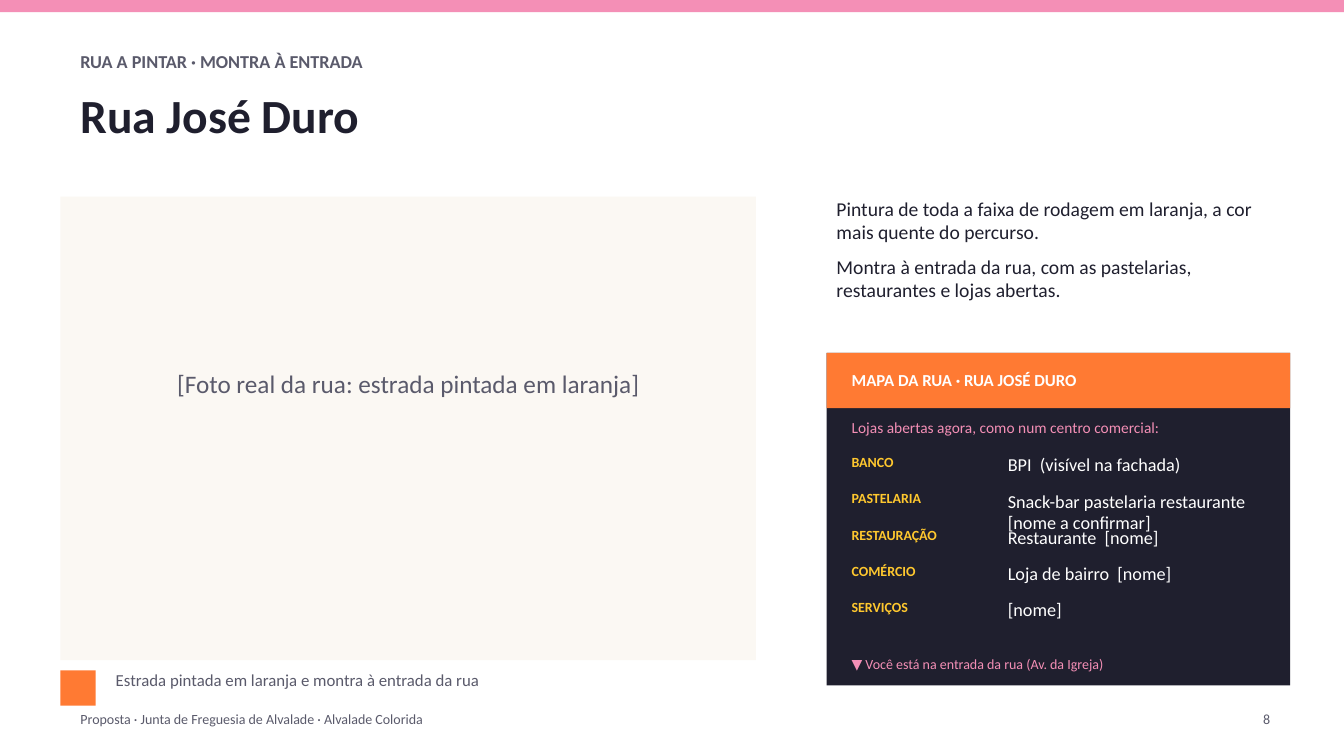
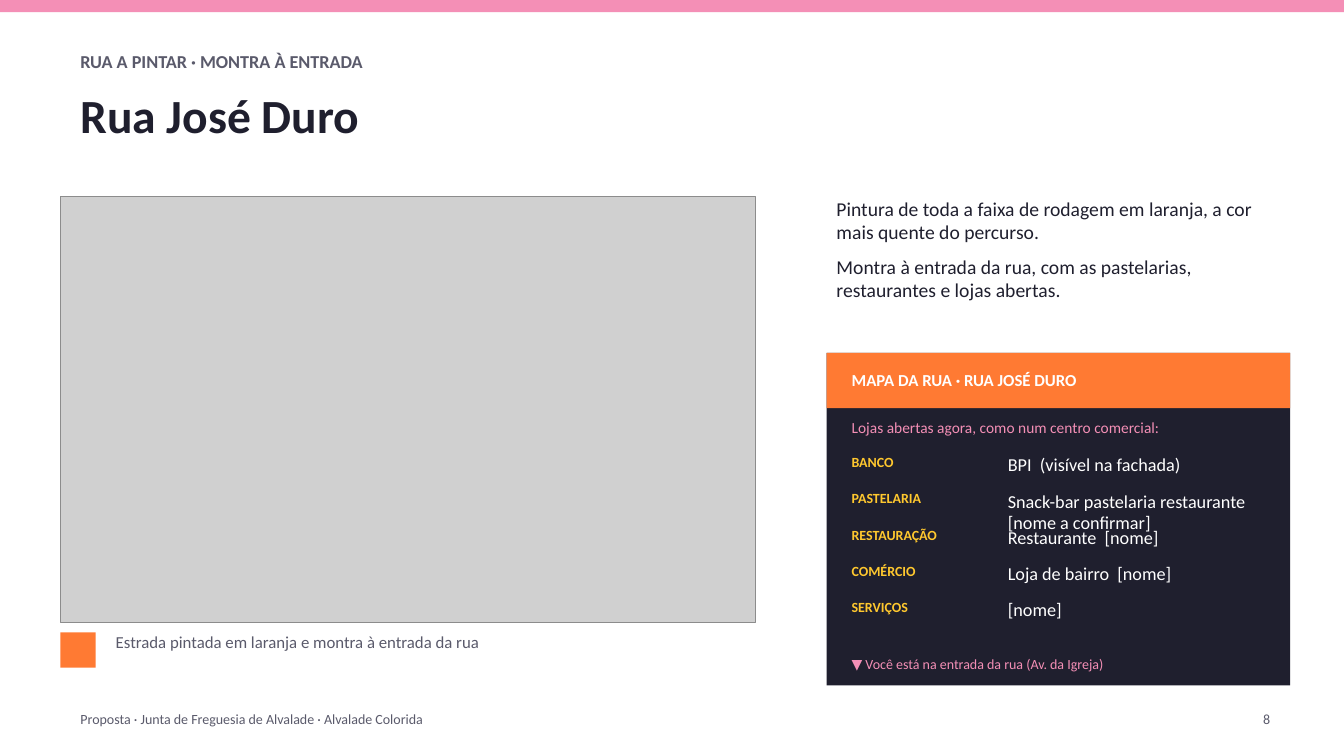
Before and after one commit to zavricardo-debug/travelsites, a slide deck: slide 8 of propostas/alvalade/Proposta_Alvalade_Colorida.pptx. Drawn at 1344x756 pixels with LibreOffice and Linux fonts; fonts in the diff are those of the drawing; grey boxes stand for pictures. Boxes give left, top, right and bottom in pixels: in the first picture for what was removed or moved away, otherwise in the second. Text is boxed around its words. In the diff, an @@ line names an element or a change of style, - is before the commit and + after.

Commit message:
Paint road on real street-view photos (one rainbow colour per street); remove AI mockups

```diff
--- a/propostas/alvalade/Proposta_Alvalade_Colorida.pptx
+++ b/propostas/alvalade/Proposta_Alvalade_Colorida.pptx
@@ rectangle removed at (60, 197, 756, 660) @@
@@ picture added at (60, 197, 756, 622) @@
@@ text removed at (177, 375, 639, 398) @@
-[Foto real da rua: estrada pintada em laranja]
@@ text "Estrada pintada em laranja e ...": place and size @@
-text "Estrada pintada em laranja e ..." at (116, 674, 479, 689)
+text "Estrada pintada em laranja e ..." at (116, 636, 479, 651)
@@ rectangle: place and size @@
-rectangle at (60, 670, 96, 706)
+rectangle at (60, 632, 96, 667)
```
Also in this commit, not shown: 3 other slides changed, 10 other files.
